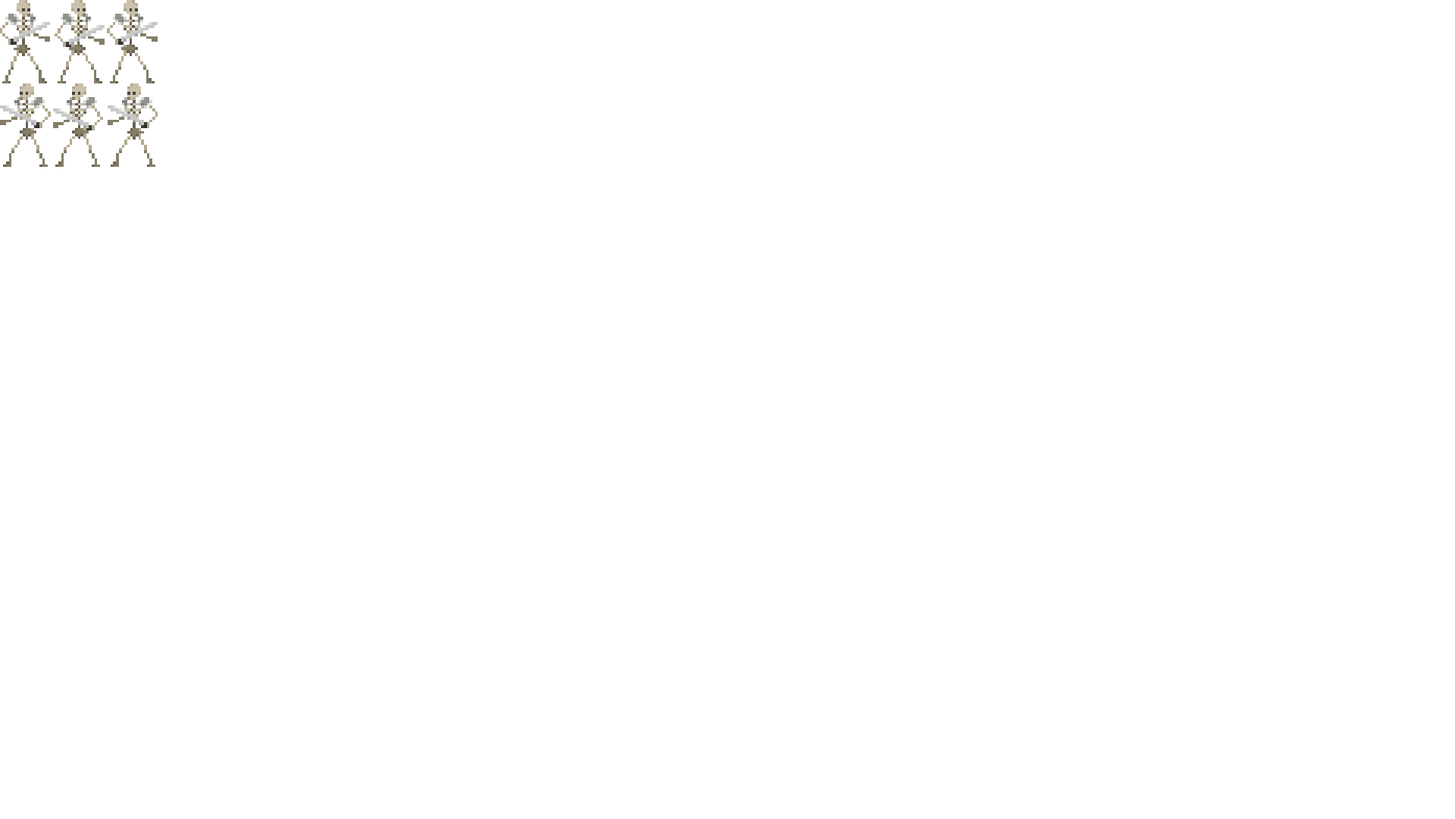
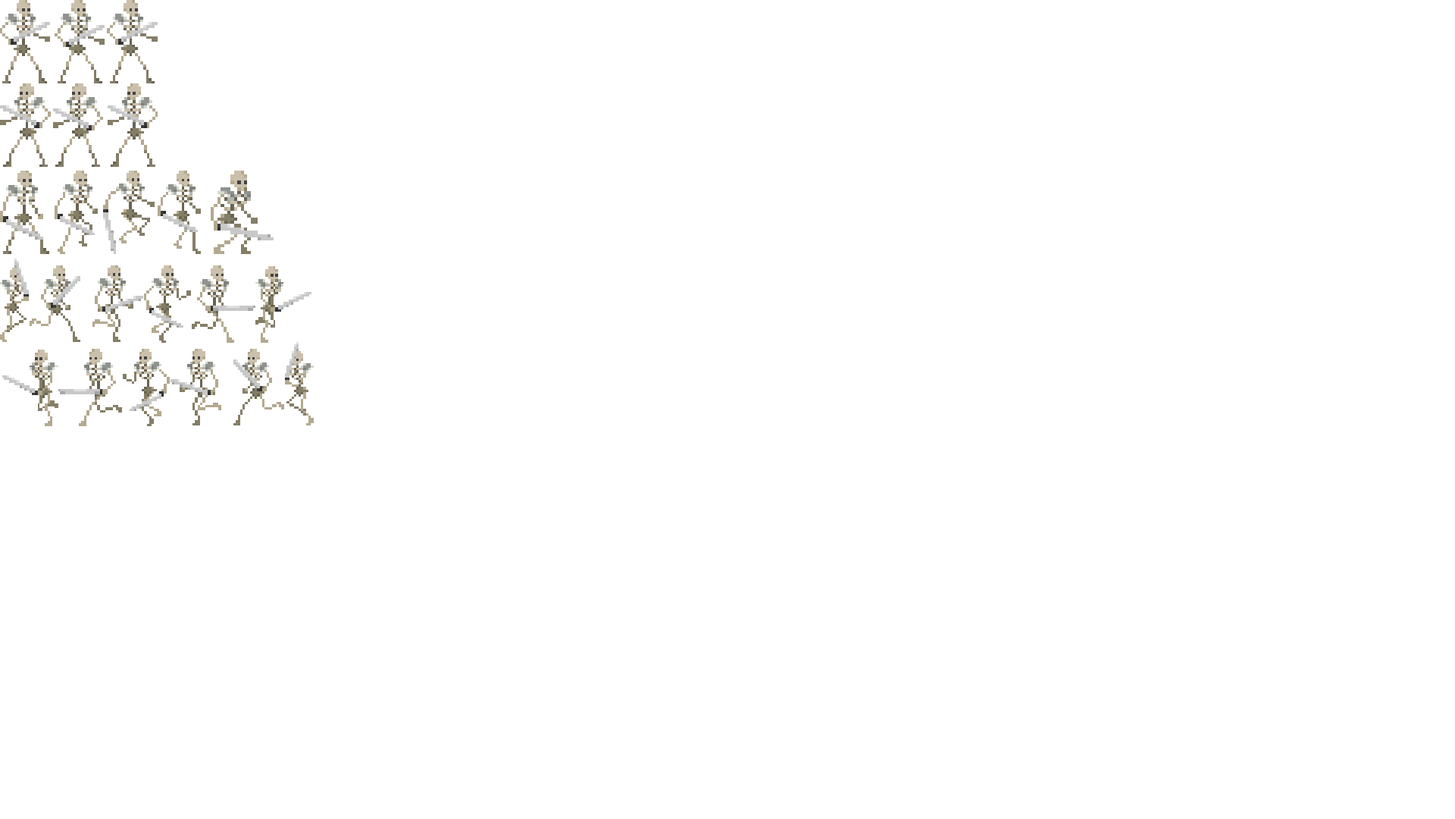
Before/after of a 1455 × 819 layered artwork. What changed in the layer stack:
added group "leftAnim" with 6 layers above "rightAnim" over 2, 341, 314, 426
added layer "run_6" (1st of 2, in "leftAnim") in group "leftAnim" over 2, 349, 59, 426
added layer "run_5" (1st of 2, in "leftAnim") in group "leftAnim" over 58, 348, 123, 426
added layer "run_4" (1st of 2, in "leftAnim") in group "leftAnim" over 122, 348, 170, 426
added layer "run_3" (1st of 2, in "leftAnim") in group "leftAnim" over 170, 348, 222, 426
added layer "run_2" (1st of 2, in "leftAnim") in group "leftAnim" over 233, 348, 285, 426
added layer "run_1" (1st of 2, in "leftAnim") in group "leftAnim" over 285, 341, 314, 426
added group "rightAnim" with 6 layers above "jump" over 0, 258, 312, 343
added layer "run_6" (2nd of 2, in "rightAnim") in group "rightAnim" over 255, 266, 312, 343
added layer "run_5" (2nd of 2, in "rightAnim") in group "rightAnim" over 191, 265, 256, 343
added layer "run_4" (2nd of 2, in "rightAnim") in group "rightAnim" over 144, 265, 192, 343
added layer "run_3" (2nd of 2, in "rightAnim") in group "rightAnim" over 92, 265, 144, 342
added layer "run_2" (2nd of 2, in "rightAnim") in group "rightAnim" over 29, 265, 81, 342
added layer "run_1" (2nd of 2, in "rightAnim") in group "rightAnim" over 0, 258, 29, 342
added group "jump" with 5 layers above "IdleR" over 0, 170, 274, 254
added layer "jump_5" in group "jump" over 210, 170, 274, 254
added layer "jump_4" in group "jump" over 157, 170, 201, 254
added layer "jump_3" in group "jump" over 103, 170, 155, 254
added layer "jump_2" in group "jump" over 54, 170, 98, 254
added layer "Capa 1" in group "jump" over 0, 170, 50, 254
